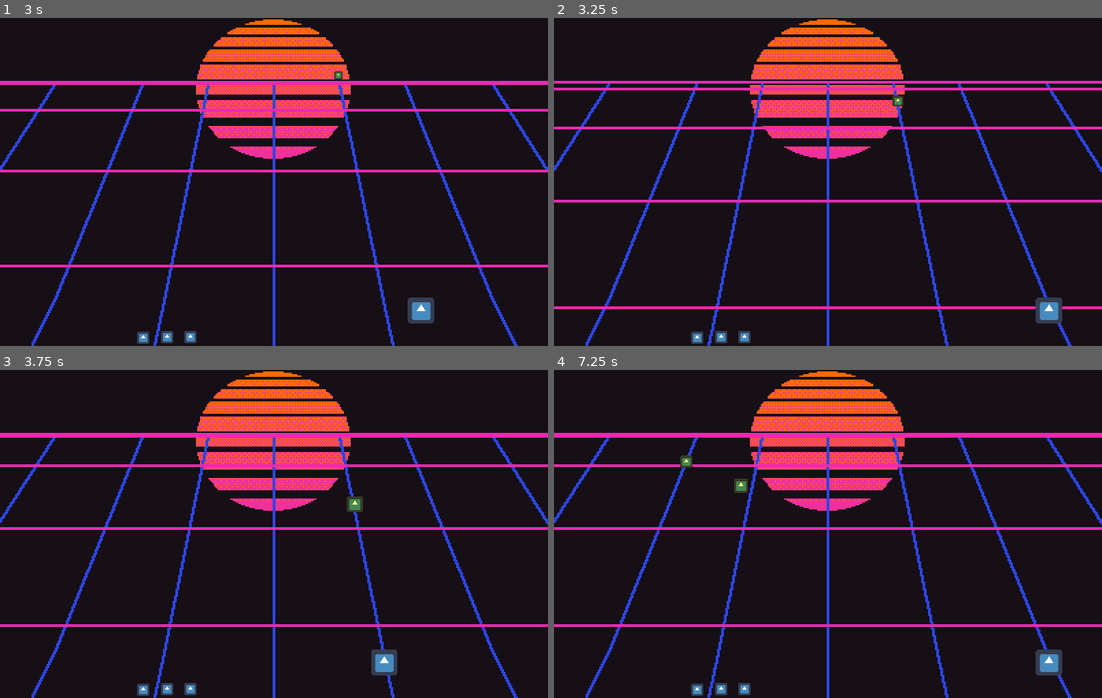
Above: before the commit, frames 1-4 (two rows, left to right).
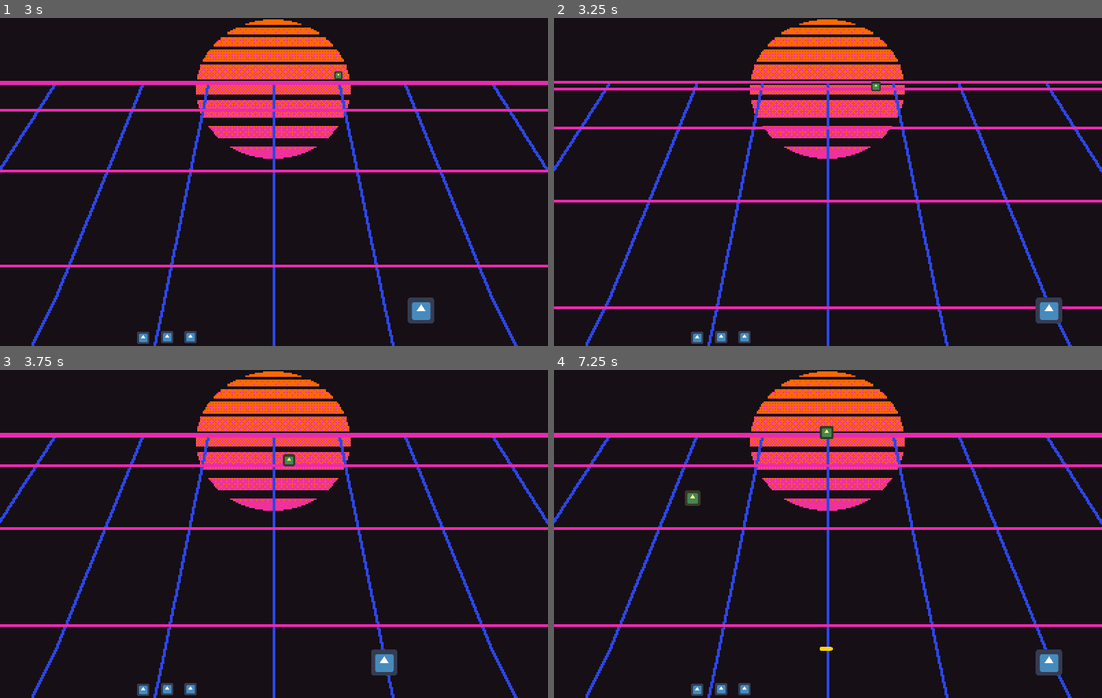
Above: after the commit, the same moments.

Repository: Sleeping-Robot-Games/vapor-rider
Game: Godot game, scene res://scenes/Game.tscn
Same seed, same stepped clock (60 frames per second), same inputs: the game is played once before the commit and once after it. The engine's default icon, where the game draws it, is replaced by a stand-in: a white triangle on a blue panel in a dark square.
Inputs:
- Up to frame 1 (3 s): hold Right (right) 0.53-1.28 s; tap Space (shoot) every 0.75 s from 0.6 to 2.85 s; hold Left (left) 1.28-2.03 s; hold Right (right) from 2.03 s (still down)
- Up to frame 2 (3.25 s): keep holding Right (right)
- Up to frame 3 (3.75 s): release Right (right) at 3.53 s; hold Left (left) from 3.53 s (still down); tap Space (shoot) at 3.6 s
- Up to frame 4 (7.25 s): tap Space (shoot) every 0.75 s from 4.35 to 6.6 s; release Left (left) at 5.78 s; hold Right (right) from 5.78 s (still down)

Frame 1 is identical in both runs. In frame 2, 0.1% of the frame differs, in the area x 57-64%, y 19-27%; in frame 3, 0.2%; in frame 4, 0.5%, in the area x 23-51%, y 17-86%.

Commit message:
1/3 chance enemies run back up to lane's spawn

Diff:
--- a/scripts/Enemy.gd
+++ b/scripts/Enemy.gd
@@ -67,28 +67,24 @@
 			if lane.name == 'Lane'+str(current_lane_num)+'Pos'+str(current_vert_num):
 				return lane
 
-	## TODO: Make a 1/3 chance the enemy runs back up to the lane's spawn
+	# 1/3 chance the enemy runs back up to the lane's spawn
 	random.randomize()
-
-	var lane_offset = random.randi_range(-1, 1)
-	current_lane_num = min(5, max(1, current_lane_num + lane_offset))
-
-	# If the enemy stays in the same lane include the spawn points as a target
-	var spawn_included = -1 if lane_offset == 0 else 0
-	# Finds a random position on the new lane
-	var rand_pos = random.randi_range(0 + spawn_included, 2)
-	current_vert_num = rand_pos
-
-	# -1 means a spawn point is selected
-	if rand_pos == -1:
+	var back_to_spawn = random.randi_range(-1, 1)
+	if back_to_spawn == 1:
+		current_vert_num = 0
 		var inner_spawn_points = spawn_pos_points.slice(1, 5)
 		for spawn in inner_spawn_points:
 			if spawn.name == 'Spawn'+str(current_lane_num):
 				return spawn
-	else:
-		for lane in lane_pos_points:
-			if lane.name == 'Lane'+str(current_lane_num)+'Pos'+str(rand_pos):
-				return lane
+
+	# 2/3 chance to move to a random pos along current or adjascent lane
+	random.randomize()
+	var lane_offset = random.randi_range(-1, 1)
+	current_lane_num = min(5, max(1, current_lane_num + lane_offset))
+	current_vert_num = random.randi_range(0, 2)
+	for lane in lane_pos_points:
+		if lane.name == 'Lane'+str(current_lane_num)+'Pos'+str(current_vert_num):
+			return lane
 
 
 func _on_Tween_tween_all_completed():
